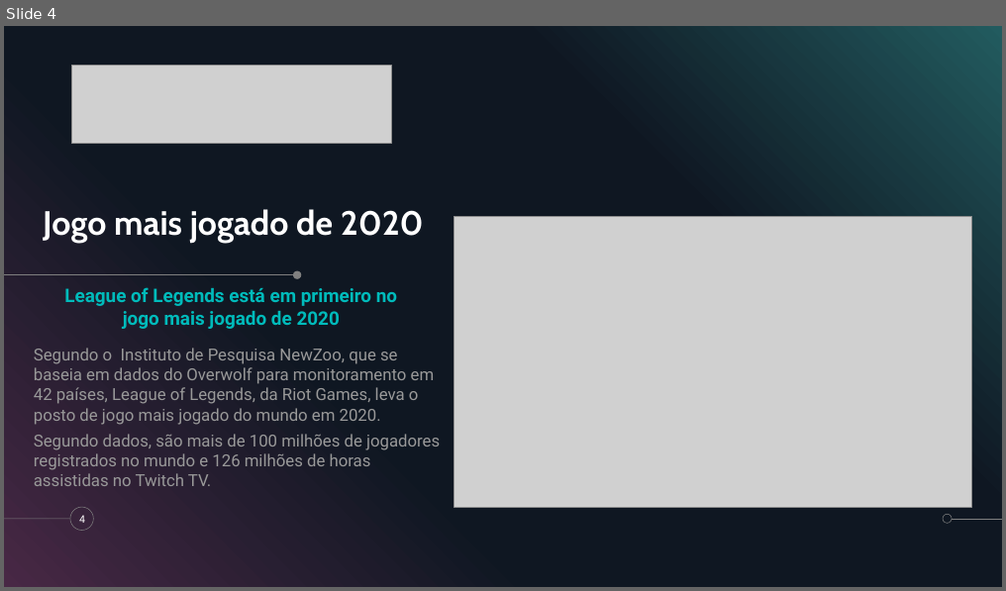
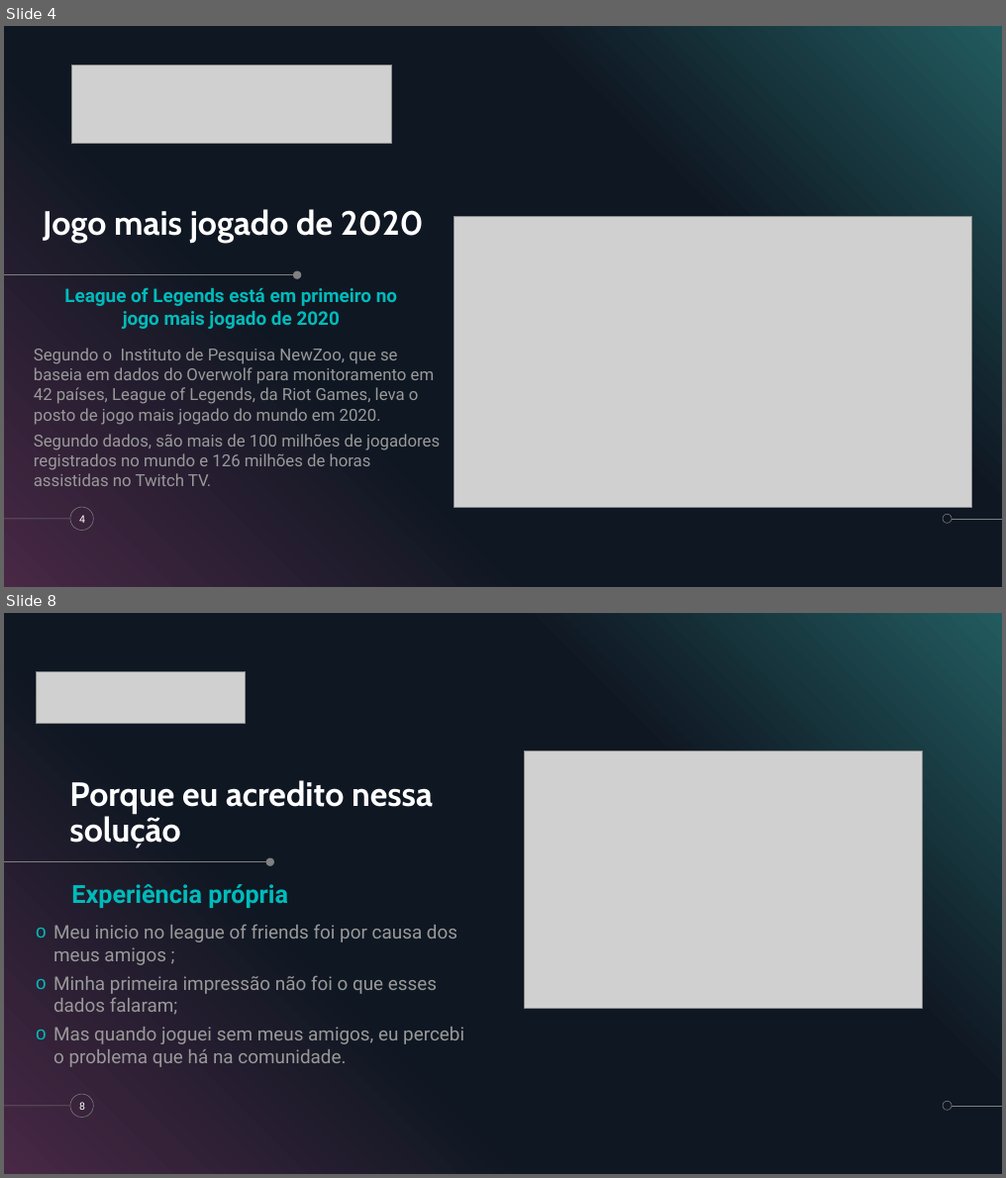
Before and after one commit to DanDan0608/Projeto-Individual, a slide deck: Apresentação-projeto-individual.pptx. Shown one above the other, each under a label of ours: slide 4 before the commit, slides 4 and 8 after it; the slides between them are not shown. The pictures are 1006x591 and 1006x1178 pixels, drawn with LibreOffice and Linux fonts; fonts in the diff are those of the drawing; grey boxes stand for pictures; background and template pictures are left out. Boxes give left, top, right and bottom in pixels: in the first picture for what was removed or moved away, otherwise in the second. Text is boxed around its words. In the diff, an @@ line names an element or a change of style, - is before the commit and + after.

```diff
--- a/Apresentação-projeto-individual.pptx
+++ b/Apresentação-projeto-individual.pptx
@@ slide 8 added at (4, 613, 1002, 1174), background #000000; not listed: 5 template elements that a slide beside it also shows @@
@@ picture added at (37, 671, 246, 723) @@
@@ picture added at (525, 752, 923, 1009) @@
@@ title added at (69, 780, 433, 849), 32.4 pt, text #FFFFFF, bold @@
+Porque eu acredito nessa solução
@@ line added from (4, 862) to (269, 862), #808080 0.5 pt @@
@@ ellipse added at (266, 858, 274, 866), fill #808080 @@
@@ text added at (71, 884, 288, 908), 24 pt, text #00BBBB, bold @@
+Experiência própria
@@ text added at (54, 925, 464, 1067), 18 pt, text #999999 @@
+o Meu inicio no league of friends foi por causa dos meus amigos ;
+o Minha primeira impressão não foi o que esses dados falaram;
+o Mas quando joguei sem meus amigos, eu percebi o problema que há na comunidade.
@@ page number added at (79, 1102, 85, 1110), 10 pt, text #FFFFFF @@
+8
```
Also in this commit, not shown: 4 slides changed, 5 other slides added, 20 slides removed.
